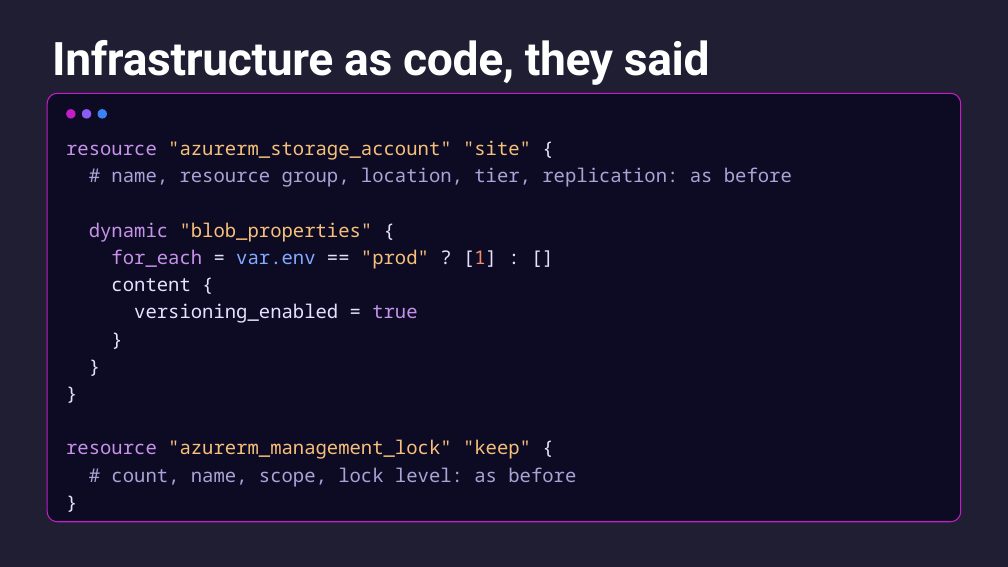
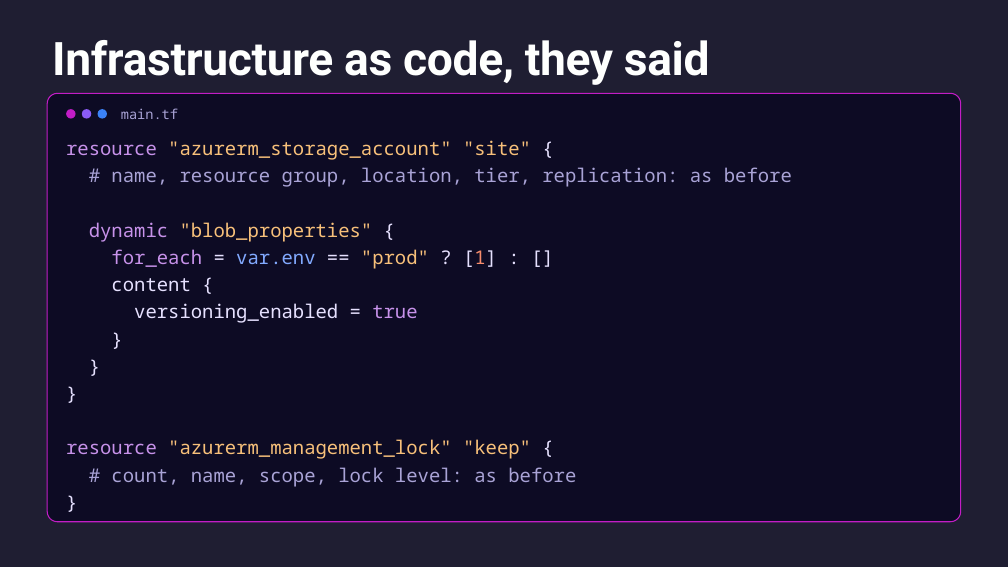
Before and after one commit to CamSoper/infrastructure-as-actual-code, a slide deck: slide 4 of slides/infrastructure-as-actual-code.pptx. Drawn at 1008x567 pixels with LibreOffice and Linux fonts; fonts in the diff are those of the drawing. Boxes give left, top, right and bottom in pixels: in the first picture for what was removed or moved away, otherwise in the second. Text is boxed around its words. In the diff, an @@ line names an element or a change of style, - is before the commit and + after.

```diff
--- a/slides/infrastructure-as-actual-code.pptx
+++ b/slides/infrastructure-as-actual-code.pptx
@@ text added at <box>121,108,178,119</box>, 13 pt, text #A9A3D6 @@
+main.tf
```
Also in this commit, not shown: 3 other slides changed, 1 other file.
